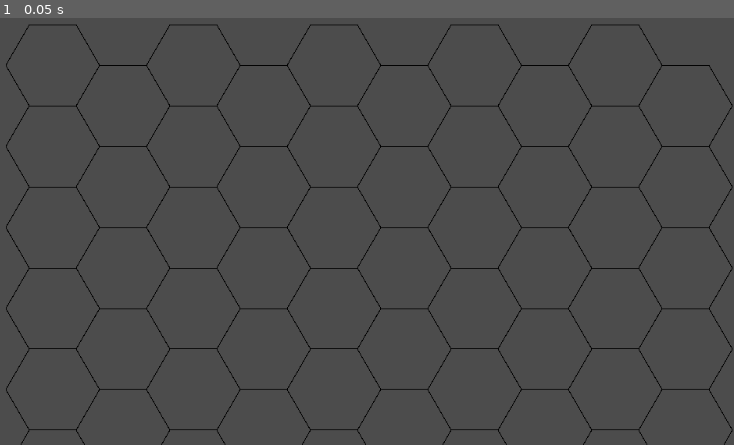
Above: before the commit, frame 1.
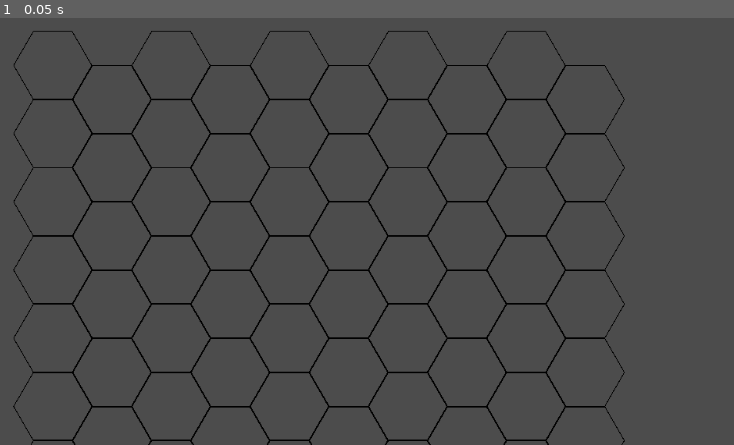
Above: after the commit, the same moment.

Repository: Ghost4dot2/HexGrid
Game: Godot game, scene res://temp.tscn
Two runs of this game, one before a commit and one after it. Both use one fixed random seed, a clock stepped at 60 frames per second and the inputs below. The project has no main scene, so this scene is started directly.
Inputs:
- Up to frame 1 (0.05 s): no input

The runs differ from the first frame. In frame 1, 6.5% of the frame differs, in the area x 0-100%, y 1-100%.

Commit message:
General updates to hexagon to allow directional halves, update to grid allowing a square off functionality still a work in progress

Diff:
--- a/Grid.gd
+++ b/Grid.gd
@@ -3,53 +3,104 @@
 
 var Hex = preload("res://Hexagon.tscn")
 
-export(int, 1, 9000) var hexSize = 50
-export(int, 1, 100) var gridHeight = 1
-export(int, 1, 100) var gridWidth = 1
-export(bool) var squareOff = false
+export(int, 1, 9000) var hexSize = 50 setget set_grid_size
+export(int, 1, 100) var gridHeight = 1 setget set_grid_height
+export(int, 1, 100) var gridWidth = 1 setget set_grid_width
+export(bool) var squareOff = false setget set_squareoff
 
 var currentGridHeight : int = 1
 var currentGridWidth : int = 1
 
 var hexagons : Array
 
+func set_grid_size(input):
+	hexSize = input
+	for hex in hexagons:
+		hex.hexSize = hexSize
+		hex.updatePosition()
+
+func set_grid_height(input):
+	gridHeight = input
+	clearGrid()
+	generateGrid()
+
+func set_grid_width(input):
+	gridWidth = input
+	clearGrid()
+	generateGrid()
+
+func set_squareoff(input):
+	squareOff = input
+	clearGrid()
+	generateGrid()
+
 func clearGrid():
 	if not hexagons.empty():
 		hexagons.clear()
-	for child in $"collection".get_children():
-		$"collection".remove_child(child)
+	for child in $".".get_children():
+		$".".remove_child(child)
 
 func generateGrid():
-	#creates initial hexs
+	if squareOff:
+		generateSquareGrid()
+	else:
+		generateRegularGrid()
+
+func generateRegularGrid():
+	#creates initial hexes
 	var numberOfHexs = gridHeight * gridWidth
-	print(numberOfHexs)
+	createHexes(numberOfHexs)
+	calculateCoordinates()
+
+func generateSquareGrid():
+	var numberOfHexs = gridHeight * gridWidth + gridWidth/2 + gridWidth % 2
+	createHexes(numberOfHexs)
+	squareOff()
+	calculateCoordinates()
+	squareOffCoordinates()
+
+func createHexes(numberOfHexs : int):
 	for _i in range(0, numberOfHexs):
 		var newHex = Hex.instance()
+		newHex.hexType = "Full"
 		newHex.hexSize = hexSize
 		hexagons.append(newHex)
-		$"collection".add_child(newHex)
+		$".".add_child(newHex)
 
+func calculateCoordinates():
 	#sets grid coordinates
 	for row in range(0, gridHeight):
 		for col in range(0, gridWidth):
 			var pos = col + row*(gridWidth)
 			hexagons[pos].offsetToCube(col, row)
 			hexagons[pos].updatePosition()
-			hexagons[pos].debug()
-			#print(col, " ", row, " : ", hexagons[pos].q(), " ", hexagons[pos].r(), " ", hexagons[pos].s(), ": ", hexagons[pos].total() )
-	"""
-	#sets actual position of grid
-	for hex in hexagons:
-		hex.updatePosition()
-		#hex.debug()
-	"""
+			#hexagons[pos].debug()
 
-func _process(_delta):
-	if currentGridHeight != gridHeight or currentGridWidth != gridWidth:
-		clearGrid()
-		generateGrid()
-		currentGridHeight = gridHeight
-		currentGridWidth = gridWidth
+func squareOffCoordinates():
+	for _i in range(0, gridWidth/2 + gridWidth % 2):
+		var pos = gridHeight * gridWidth + _i
+		hexagons[pos].offsetToCube(_i * 2, gridWidth-2)
+		hexagons[pos].updatePosition()
+		hexagons[pos].hexType = "Half Top"
+		print(pos)
+
+func squareOff():
+	var col = 0
+	while col < gridWidth:
+		hexagons[col].hexType = "Half Bottom"
+		col = col + 2
+
+
+"""
+func calculateHalfHex() -> int:
+	var halfHexes = 0
+	if squareOff:
+		if gridWidth % 2 == 1:
+			halfHexes = gridWidth - 1
+		else:
+			halfHexes = gridWidth
+	return halfHexes
+"""
 
 
 # Called when the node enters the scene tree for the first time.
--- a/Grid.tscn
+++ b/Grid.tscn
@@ -4,8 +4,5 @@
 
 [node name="Grid" type="Node2D"]
 script = ExtResource( 1 )
-hexSize = 60
-gridHeight = 2
-gridWidth = 3
-
-[node name="collection" type="Node2D" parent="."]
+gridHeight = 5
+gridWidth = 7
--- a/Hexagon.gd
+++ b/Hexagon.gd
@@ -1,17 +1,35 @@
 tool
 extends Node2D
 
-export(int, 1, 9000) var hexSize = 40
+export(int, 1, 9000) var hexSize = 40 setget on_hexsize_change
+export (String, "Full", "Half Top", "Half Bottom", "Half Left", "Half Right") var hexType : String = "Full" setget on_hextype_change
 var prevSize: int = 0
 
-var hexHalf : bool = false
 var disabled : bool = false
 
 var _q : int = 0
 var _r : int = 0
 var _s : int = 0
 
+func on_hextype_change(input):
+	hexType = input
+	setVertices(vertices(hexSize))
+
+func on_hexsize_change(input):
+	hexSize = input
+	setVertices(vertices(hexSize))
+
 func vertices( _size : int, center : Vector2 = Vector2(0,0) ) -> Array:
+	#print(hexType)
+	if hexType == "Half Top" or hexType == "Half Bottom":
+		return tb_halfVertices(_size, center)
+	elif hexType == "Half Left" or hexType == "Half Right":
+		return lr_halfVertices(_size, center)
+	else:
+		return normalVertices(_size, center)
+
+
+func normalVertices(_size : int, center : Vector2 = Vector2(0,0) ) -> Array:
 	var points : Array =[]
 	for i in range(0,6):
 		var angle_deg = 60 * i
@@ -19,6 +37,44 @@
 		points.append(Vector2(center.x + _size * cos(angle_rad), \
 							  center.y + _size * sin(angle_rad)))
 
+	return points
+
+func tb_halfVertices(_size : int, center : Vector2 = Vector2(0,0)) -> Array:
+	var points : Array = []
+	for i in range(0,4):
+		var angle_deg = 0
+		if hexType == "Half Bottom":
+			angle_deg = 60 * i
+		else:
+			angle_deg = 60 * -i
+
+		var angle_rad = PI / 180 * angle_deg
+		points.append(Vector2(center.x + _size * cos(angle_rad), \
+							  center.y + _size * sin(angle_rad)))
+	#Append first point again
+	points.append(Vector2(points[0].x, points[0].y))
+
+	return points
+
+func lr_halfVertices(_size : int, center : Vector2 = Vector2(0,0)) -> Array:
+	var points : Array = []
+	points.append(Vector2(center.x + _size * cos( PI / 180 * 90), \
+						  center.y + _size * sin( PI / 180 * 60)))
+	for i in range(0,3):
+		var angle_deg = 0
+		if hexType == "Half Right":
+			angle_deg = 60 - i * 60
+		else:
+			angle_deg = -240 + i * 60
+		var angle_rad = PI / 180 * angle_deg
+		points.append(Vector2(center.x + _size * cos(angle_rad), \
+							  center.y + _size * sin(angle_rad)))
+
+	points.append(Vector2(center.x + _size * cos( PI / 180 * -90), \
+						  center.y + _size * sin( PI / 180 * -60)))
+
+	#Append first point again
+	points.append(Vector2(points[0].x, points[0].y))
 	return points
 
 func setCoordinate(q : int, r : int):
@@ -39,11 +95,13 @@
 	#add first point as last
 
 	$"Line2D".add_point(vertices[0])
+	$"Area2D/CollisionPolygon2D".polygon = $"Line2D".points
 	#print($"Line2D".points)
 
 func calculatePixelPosition() -> Vector2:
-	return Vector2(float(hexSize) * 3.0/2.0 * float(_q), \
-				   float(hexSize) * (sqrt(3.0)/2.0 * _q + sqrt(3.0) * float(_r)))
+	# the .5 is for the line width
+	return Vector2(float(hexSize + .5) * 3.0/2.0 * float(_q), \
+				   float(hexSize + .5) * (sqrt(3.0)/2.0 * _q + sqrt(3.0) * float(_r)))
 
 func updatePosition():
 	set_position(calculatePixelPosition())
@@ -74,9 +132,10 @@
 	pass # Replace with function body.
 
 func _process(_delta):
-	if prevSize != hexSize:
-		prevSize = hexSize
-		setVertices(vertices(hexSize))
+#	if prevSize != hexSize:
+#		prevSize = hexSize
+#		setVertices(vertices(hexSize))
+	pass
 
 func _on_Area2D_mouse_entered():
 	print("Found Polygon " + String(_q) + ", " + String(_r))
--- a/Hexagon.tscn
+++ b/Hexagon.tscn
@@ -4,23 +4,18 @@
 
 [node name="Hexagon" type="Node2D"]
 script = ExtResource( 1 )
-hexSize = 0
 
-[node name="Polygon2D" type="Polygon2D" parent="."]
-visible = false
-polygon = PoolVector2Array( 50, 0, 25, 43.301, -25, 43.301, -50, 0, -25, -43.301, 25, -43.301 )
+[node name="Line2D" type="Line2D" parent="."]
+points = PoolVector2Array( 40, 0, 20, 34.641, -20, 34.641, -40, 4.89843e-15, -20, -34.641, 20, -34.641, 40, 0 )
+width = 1.0
+default_color = Color( 0, 0, 0, 1 )
+joint_mode = 2
+begin_cap_mode = 2
+end_cap_mode = 2
 
 [node name="Area2D" type="Area2D" parent="."]
 
 [node name="CollisionPolygon2D" type="CollisionPolygon2D" parent="Area2D"]
 visible = false
-polygon = PoolVector2Array( 50, 0, 25, 43.301, -25.0245, 43.274, -50, 0, -25, -43.301, 25, -43.301 )
-
-[node name="Line2D" type="Line2D" parent="."]
-points = PoolVector2Array( 50, 0, 25, 43.301, -25, 43.301, -50, 0, -25, -43.301, 25, -43.301, 50, 0 )
-width = 1.0
-default_color = Color( 0, 0, 0, 1 )
-joint_mode = 2
-begin_cap_mode = 2
-end_cap_mode = 2
+polygon = PoolVector2Array( 40, 0, 20, 34.641, -20, 34.641, -40, 4.89843e-15, -20, -34.641, 20, -34.641, 40, 0 )
 [connection signal="mouse_entered" from="Area2D" to="." method="_on_Area2D_mouse_entered"]
